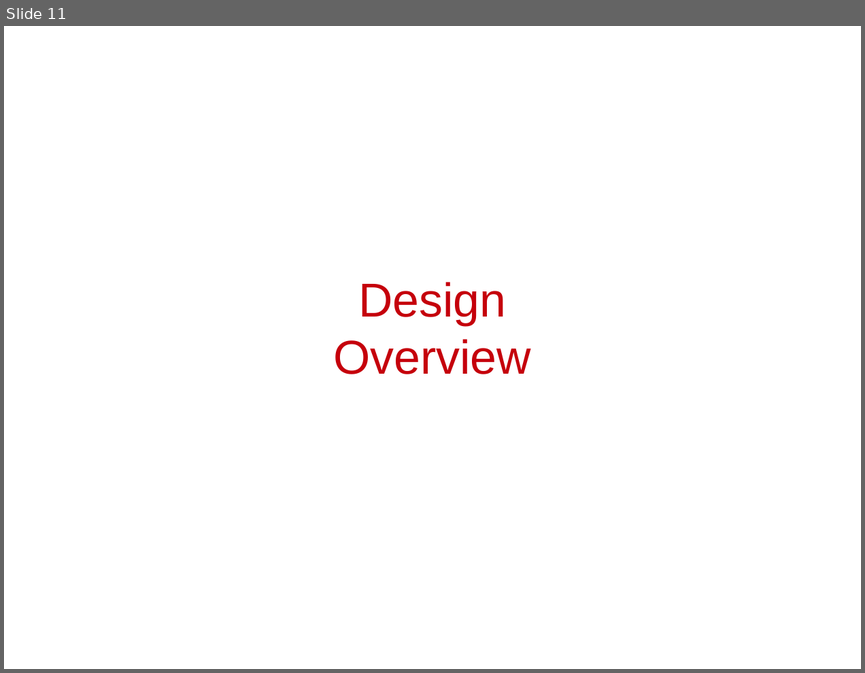
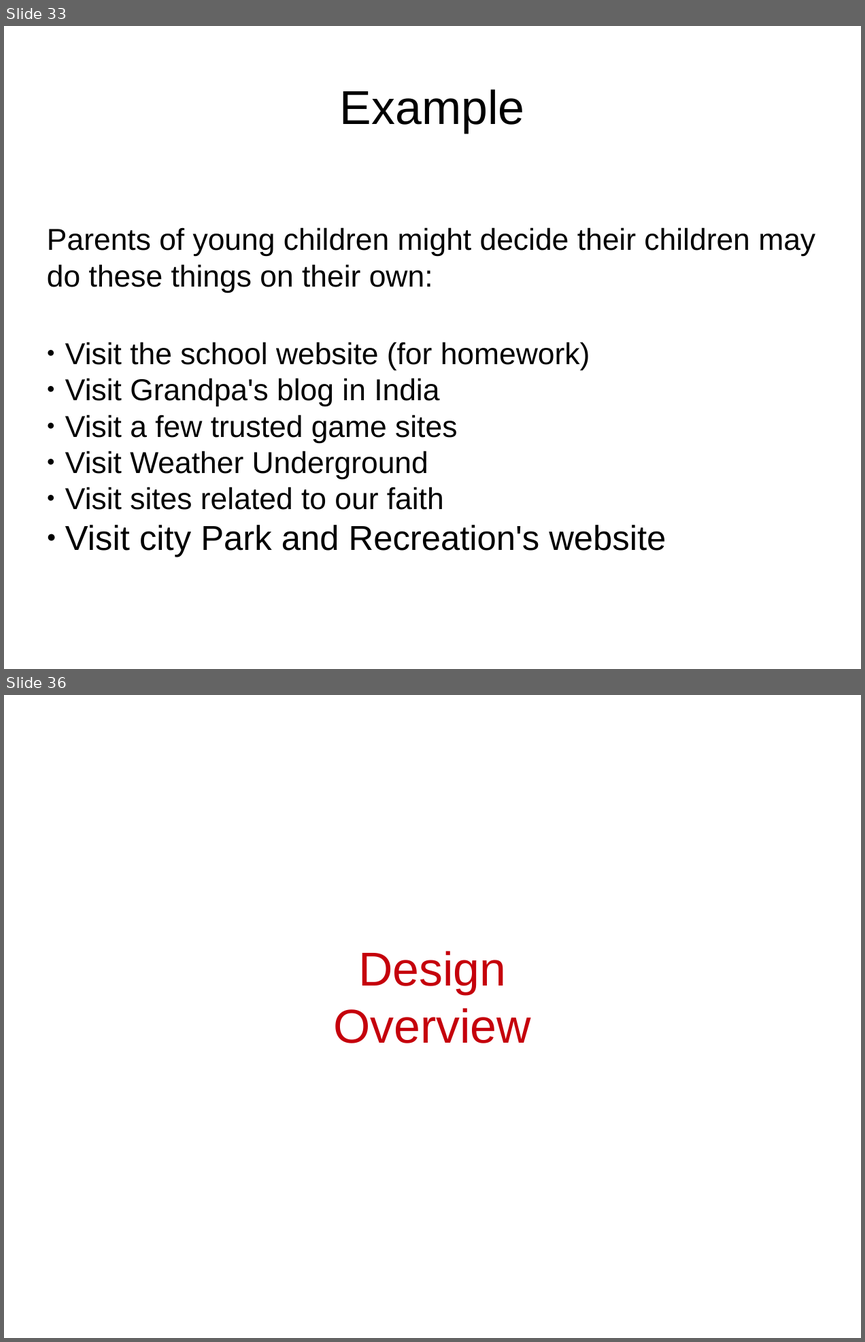
Before and after one commit to cschreiner/kindsicher, a slide deck: proj/presentation_dec09/combined.odp. Shown one above the other, each under a label of ours: slide 11 before the commit, slides 33 and 36 after it; the slides between them are not shown. The pictures are 865x673 and 865x1342 pixels, drawn with LibreOffice and Linux fonts; fonts in the diff are those of the drawing. Boxes give left, top, right and bottom in pixels: in the first picture for what was removed or moved away, otherwise in the second. Text is boxed around its words. In the diff, an @@ line names an element or a change of style, - is before the commit and + after.

```diff
--- a/proj/presentation_dec09/combined.odp
+++ b/proj/presentation_dec09/combined.odp
@@ slide 33 added at <box>4,26,861,669</box>, background #FFFFFF @@
@@ title added at <box>340,89,525,133</box>, 44 pt, text #000000 @@
+Example
@@ subtitle added at <box>47,227,815,557</box>, 28 pt, text #000000 @@
+Parents of young children might decide their children may do these things on their own:
+● Visit the school website (for homework)
+● Visit Grandpa's blog in India
+● Visit a few trusted game sites
+● Visit Weather Underground
+● Visit sites related to our faith
+● Visit city Park and Recreation's website
@@ what was slide 11 is now slide 36 @@
```
Also in this commit, not shown: 11 slides changed, 30 other slides added.
